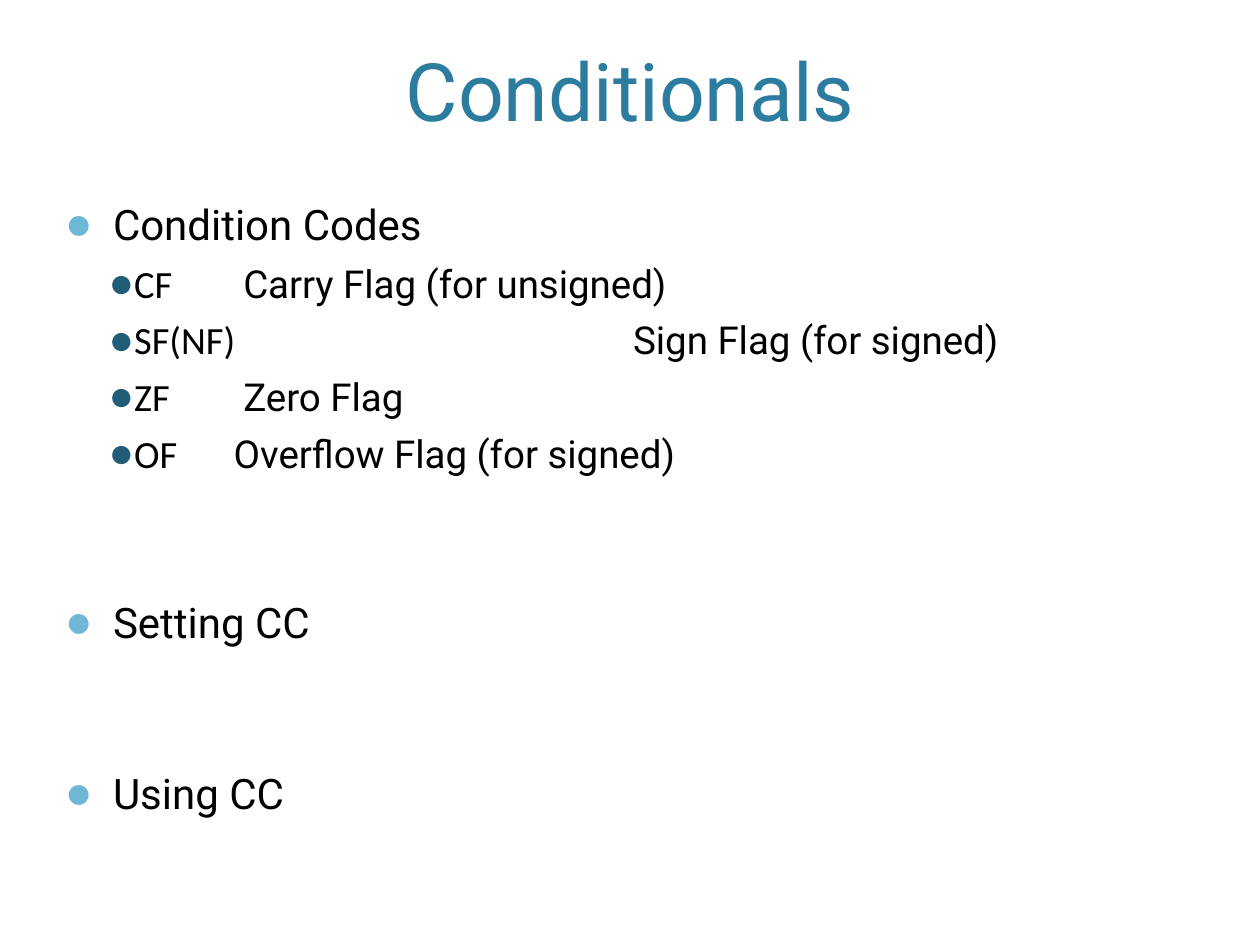
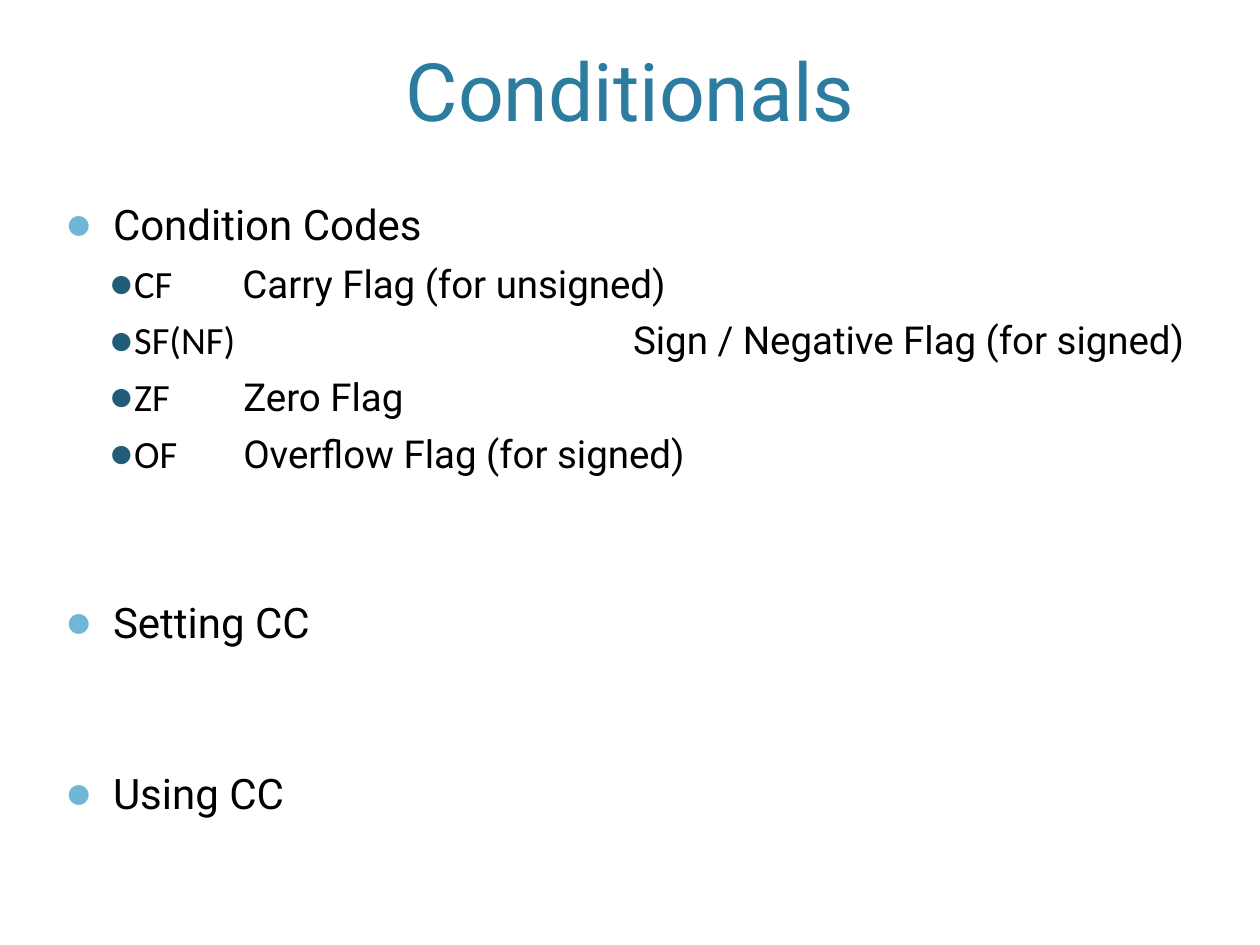
Before and after one commit to pdownen/pdownen.github.io, a slide deck: slide 1 of courses/24S/Assembly/notes/06_x86_control.pptx. Drawn at 1260x945 pixels with LibreOffice and Linux fonts; fonts in the diff are those of the drawing; background and template pictures are left out. Boxes give left, top, right and bottom in pixels: in the first picture for what was removed or moved away, otherwise in the second. Text is boxed around its words. In the diff, an @@ line names an element or a change of style, - is before the commit and + after.

```diff
--- a/courses/24S/Assembly/notes/06_x86_control.pptx
+++ b/courses/24S/Assembly/notes/06_x86_control.pptx
@@ text at (x1=134, y1=323, x2=1184, y2=363): text changed @@
-  ● SF(NF) Sign Flag (for signed)
+  ● SF(NF) Sign / Negative Flag (for signed)
```
Also in this commit, not shown: 7 other slides changed.
